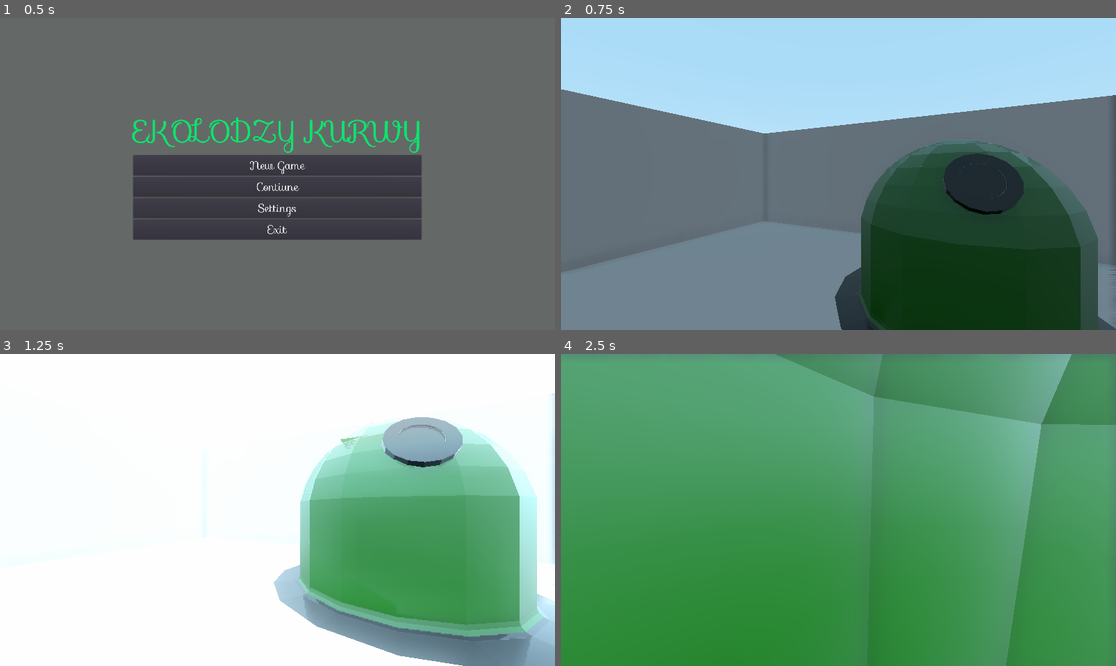
Above: before the commit, frames 1-4 (two rows, left to right).
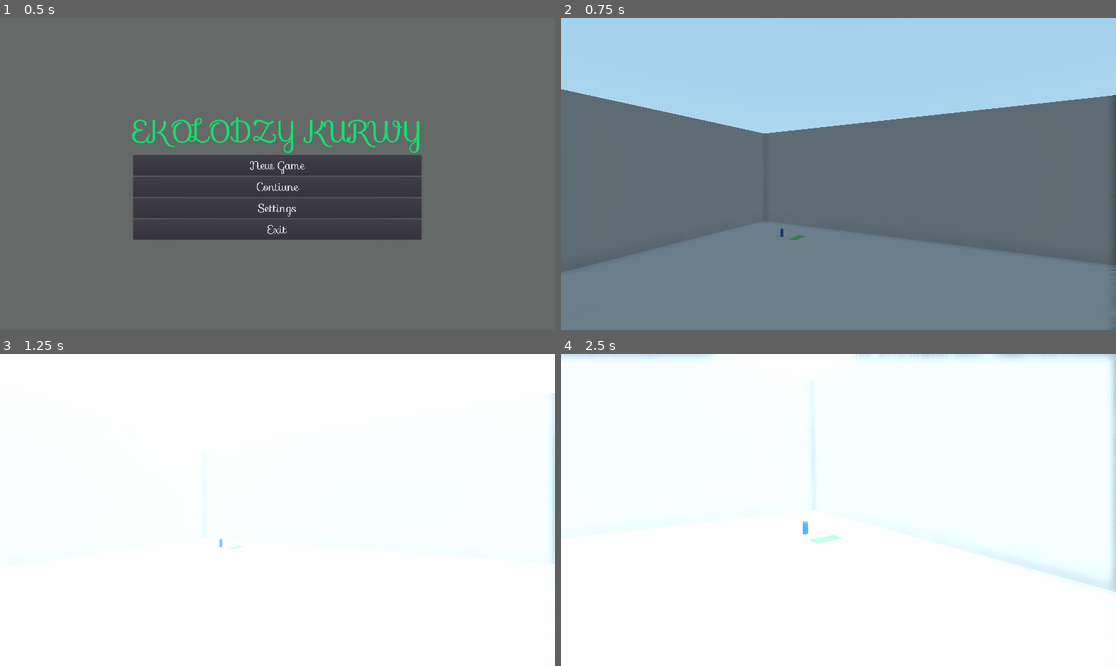
Above: after the commit, the same moments.

Repository: mnkisala/ggez
Game: Godot game, scene res://Scenes/MainSceneOpener.tscn
Same seed, same stepped clock (60 frames per second), same inputs: the game is played once before the commit and once after it.
Inputs (mouse positions are in pixels of both pictures, inside the frame that each line leads up to):
- Up to frame 1 (0.5 s): no input
- Up to frame 2 (0.75 s): click "New Game" at 0.5 s
- Up to frame 3 (1.25 s): no input
- Up to frame 4 (2.5 s): move the mouse to (866, 510) at 1.27 s; hold W (forward) from 1.28 s (still down); tap Space (jump) at 1.52, 2.27 s; move the mouse to (810, 510) at 2.02 s

Frame 1 is identical in both runs. In frame 2, 23% of the frame differs, in the area x 39-100%, y 39-100%; in frame 3, 30%; in frame 4, 100%, in the area x 0-100%, y 0-100%.

Commit message:
dodaj papier smiec

Diff:
--- /dev/null
+++ b/Resources/Garbage/Paper.tres
@@ -0,0 +1,9 @@
+[gd_resource type="Resource" load_steps=3 format=2]
+
+[ext_resource path="res://Scripts/GarbageRes.gd" type="Script" id=1]
+[ext_resource path="res://Scenes/Models/Paper.tscn" type="PackedScene" id=2]
+
+[resource]
+script = ExtResource( 1 )
+model = ExtResource( 2 )
+worth = 50
--- /dev/null
+++ b/Scenes/Garbage/Paper.tscn
@@ -0,0 +1,9 @@
+[gd_scene load_steps=3 format=2]
+
+[ext_resource path="res://Resources/Garbage/Paper.tres" type="Resource" id=1]
+[ext_resource path="res://Scenes/GarbageBase.tscn" type="PackedScene" id=2]
+
+[node name="Paper" type="Spatial"]
+
+[node name="Garbage" parent="." instance=ExtResource( 2 )]
+resource = ExtResource( 1 )
--- a/Scenes/Levels/TestLevel.tscn
+++ b/Scenes/Levels/TestLevel.tscn
@@ -1,17 +1,7 @@
-[gd_scene load_steps=17 format=2]
+[gd_scene load_steps=7 format=2]
 
-[ext_resource path="res://Models/RUBBISH.glb" type="PackedScene" id=1]
-[ext_resource path="res://Scenes/Models/cup.tscn" type="PackedScene" id=2]
-[ext_resource path="res://Models/TrashCan2Klapa.gltf" type="PackedScene" id=3]
-[ext_resource path="res://Scenes/Models/trashcan1.tscn" type="PackedScene" id=4]
+[ext_resource path="res://Scenes/Garbage/Paper.tscn" type="PackedScene" id=1]
 [ext_resource path="res://Models/test_level.glb" type="PackedScene" id=5]
-[ext_resource path="res://Models/TrashCan2.gltf" type="PackedScene" id=6]
-[ext_resource path="res://Models/papierkilka.gltf" type="PackedScene" id=7]
-[ext_resource path="res://Models/TrashCan3.gltf" type="PackedScene" id=8]
-[ext_resource path="res://Models/can.gltf" type="PackedScene" id=9]
-[ext_resource path="res://Models/drabinaPoprawka.gltf" type="PackedScene" id=10]
-[ext_resource path="res://Models/papier.gltf" type="PackedScene" id=11]
-[ext_resource path="res://Scenes/Models/tree.tscn" type="PackedScene" id=12]
 [ext_resource path="res://Scenes/player.tscn" type="PackedScene" id=13]
 [ext_resource path="res://Scenes/Garbage/BeerCan.tscn" type="PackedScene" id=14]
 
@@ -36,9 +26,6 @@
 
 [node name="Spatial" type="Spatial"]
 
-[node name="TrashCan2Klapa" parent="." instance=ExtResource( 3 )]
-transform = Transform( 1, 0, 0, 0, 1, 0, 0, 0, 1, 1.20213, 0.0999999, -1.66611 )
-
 [node name="WorldEnvironment" type="WorldEnvironment" parent="."]
 environment = SubResource( 1 )
 
@@ -47,35 +34,8 @@
 
 [node name="test_level" parent="." instance=ExtResource( 5 )]
 
-[node name="RUBBISH" parent="test_level" instance=ExtResource( 4 )]
-transform = Transform( 1, 0, 0, 0, 1, 0, 0, 0, 1, -0.158738, 0.280258, 11.5092 )
+[node name="BeerCan" parent="." instance=ExtResource( 14 )]
+transform = Transform( 1, 0, 0, 0, 1, 0, 0, 0, 1, -14.8848, 0.0999999, 12.8882 )
 
-[node name="ladder" parent="." instance=ExtResource( 1 )]
-transform = Transform( 1, 0, 0, 0, -4.37114e-08, -1, 0, 1, -4.37114e-08, 15.9261, 0.273845, -18.644 )
-
-[node name="kubek" parent="." instance=ExtResource( 2 )]
-transform = Transform( 1, 0, 0, 0, 1, 0, 0, 0, 1, -0.044701, 1.00039, -7.49435 )
-
-[node name="can" parent="." instance=ExtResource( 9 )]
-transform = Transform( 1, 0, 0, 0, 1, 0, 0, 0, 1, -6.74535, 0.100002, -3.12191 )
-
-[node name="papierkilka" parent="." instance=ExtResource( 7 )]
-transform = Transform( 1, 0, 0, 0, 1, 0, 0, 0, 1, -5.72502, 0.295469, -11.7529 )
-
-[node name="TrashCan3" parent="." instance=ExtResource( 8 )]
-transform = Transform( 1, 0, 0, 0, 1, 0, 0, 0, 1, -18.7162, 0.0999994, -0.182791 )
-
-[node name="TrashCan2" parent="." instance=ExtResource( 6 )]
-transform = Transform( 1, 0, 0, 0, 1, 0, 0, 0, 1, -9.71935, 3.18941, -7.92593 )
-
-[node name="papier" parent="." instance=ExtResource( 11 )]
-transform = Transform( 1, 0, 0, 0, 1, 0, 0, 0, 1, -8.65055, 5.73118, 0.649249 )
-
-[node name="drabinaPoprawka" parent="." instance=ExtResource( 10 )]
-transform = Transform( 1, 0, 0, 0, 1, 0, 0, 0, 1, -28.008, 0.100001, -7.6805 )
-
-[node name="tree" parent="." instance=ExtResource( 12 )]
-transform = Transform( 1, 0, 0, 0, 1, 0, 0, 0, 1, 7.7737, 0.0999999, 8.29496 )
-
-[node name="BeerCan" parent="." instance=ExtResource( 14 )]
-transform = Transform( 1, 0, 0, 0, 1, 0, 0, 0, 1, 0.407543, 0.0999999, 2.44859 )
+[node name="Paper" parent="." instance=ExtResource( 1 )]
+transform = Transform( 1, 0, 0, 0, 1, 0, 0, 0, 1, -15.2689, 0.112729, 11.4706 )
--- /dev/null
+++ b/Scenes/Models/Paper.tscn
@@ -0,0 +1,8 @@
+[gd_scene load_steps=2 format=2]
+
+[ext_resource path="res://Models/paper.gltf" type="PackedScene" id=1]
+
+[node name="paper" instance=ExtResource( 1 )]
+
+[node name="Paper" parent="." index="0"]
+transform = Transform( 1, 0, 0, 0, 1, 0, 0, 0, 1, -0.0943028, 0, -0.0829506 )
--- a/Scenes/Models/cup.tscn
+++ /dev/null
@@ -1,15 +0,0 @@
-[gd_scene load_steps=3 format=2]
-
-[ext_resource path="res://Models/cup.glb" type="PackedScene" id=1]
-
-[sub_resource type="BoxShape" id=1]
-margin = 0.001
-extents = Vector3( 0.122346, 0.216079, 0.138987 )
-
-[node name="kubek" type="RigidBody"]
-mass = 0.0102041
-
-[node name="cup" parent="." instance=ExtResource( 1 )]
-
-[node name="CollisionShape" type="CollisionShape" parent="."]
-shape = SubResource( 1 )
--- a/Scenes/Models/trashcan1.tscn
+++ /dev/null
@@ -1,17 +0,0 @@
-[gd_scene load_steps=3 format=2]
-
-[ext_resource path="res://Models/RUBBISH.gltf" type="PackedScene" id=1]
-
-[sub_resource type="BoxShape" id=1]
-extents = Vector3( 0.694136, 1.00271, 0.780959 )
-
-[node name="RUBBISH" instance=ExtResource( 1 )]
-
-[node name="Cube042" parent="." index="0"]
-transform = Transform( 2, 0, 0, 0, 2, 0, 0, 0, 2, 0, 0, 0 )
-
-[node name="StaticBody" type="StaticBody" parent="." index="1"]
-
-[node name="CollisionShape" type="CollisionShape" parent="StaticBody" index="0"]
-transform = Transform( 1, 0, 0, 0, 1, 0, 0, 0, 1, 0, 0.996646, 0 )
-shape = SubResource( 1 )
